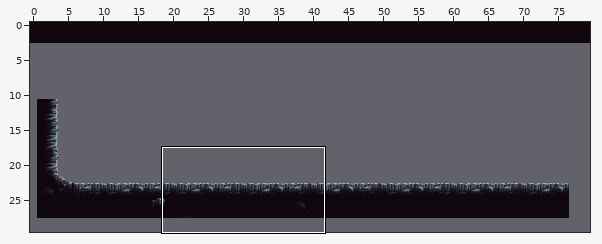
Level history. Tiled map: Output/Assets/maps/level1.tmx. Above, an overview of the earlier version with the close-up marked.
Close-up. Old version:
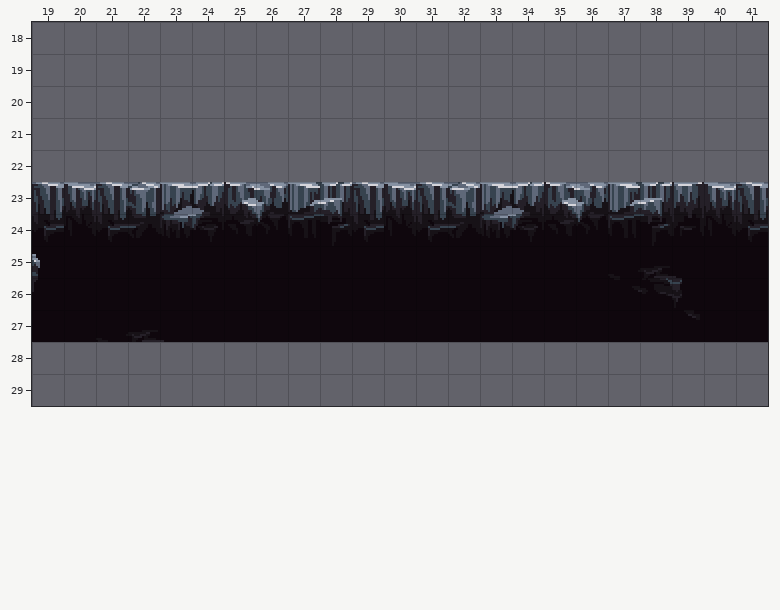
Cells are 16x16 px. Shown: x 19..41, y 18..29. The commit also changed other parts of the map, which this record leaves out.
Now the later version:
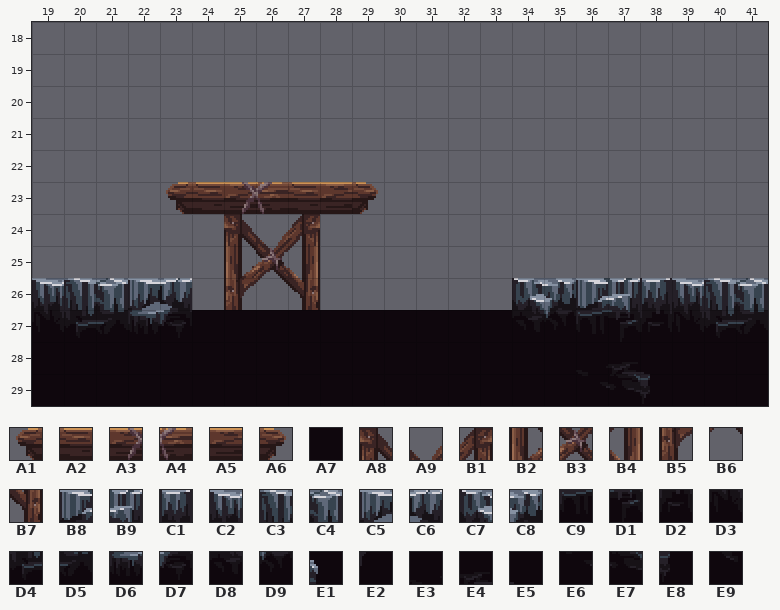
Key: from "mainlev_build": A1 111, A2 115, A3 116, A4 117, A5 119, A6 121, A7 130, A8 439, A9 440, B1 441, B2 503, B3 504, B4 505, B5 567, B6 568, B7 569, B8 1486, B9 1487, C1 1489, C2 1491, C3 1493, C4 1494, C5 1496, C6 1497, C7 1499, C8 1500, C9 1550, D1 1551, D2 1553, D3 1555, D4 1557, D5 1558, D6 1560, D7 1561, D8 1563, D9 1564, E1 1805, E2 1869, E3 1992, E4 1993, E5 1994, E6 2056, E7 2057, E8 2058, E9 2122.
__ is an empty cell.
Tiles replaced or removed in this view: A7, B8, B9, C1, C2, C3, C4, C5, C6, C7, C8, C9, D1, D2, D3, D4, D5, D6, D7, D8, D9, E1, E2, E3, E4, E5, E6, E7, E8, E9.
Edits made:
Changed rows in their new state; .. is an unchanged cell.
Layer "Tile Layer 1":
first column x 19:
23 __ __ __ __ A1 A2 A3 A4 A2 A5 A6 __ __ __ __ __ __ __ __ __ __ __ __
24 __ __ __ __ __ __ A8 A9 B1 __ __ __ __ __ __ __ __ __ __ __ __ __ __
25 __ __ __ __ __ __ B2 B3 B4 __ __ __ __ __ __ __ __ __ __ __ __ __ __
26 C2 C3 C4 C5 C6 __ B5 B6 B7 __ __ __ __ __ __ C7 C8 B8 B9 C1 C2 C3 C4
27 D3 D4 D5 D6 D7 .. .. .. .. .. .. .. .. .. .. D8 D9 C9 D1 D2 D3 D4 D5
28 A7 A7 A7 A7 A7 A7 A7 A7 A7 A7 A7 A7 A7 A7 A7 A7 A7 E3 E4 E5 A7 A7 A7
29 A7 A7 A7 A7 A7 A7 A7 A7 A7 A7 A7 A7 A7 A7 A7 A7 A7 E6 E7 E8 A7 A7 A7
Boxes around the changes in both close-ups, in picture pixels (x1, y1, x2, y2):
changed: (32, 182, 768, 406)
